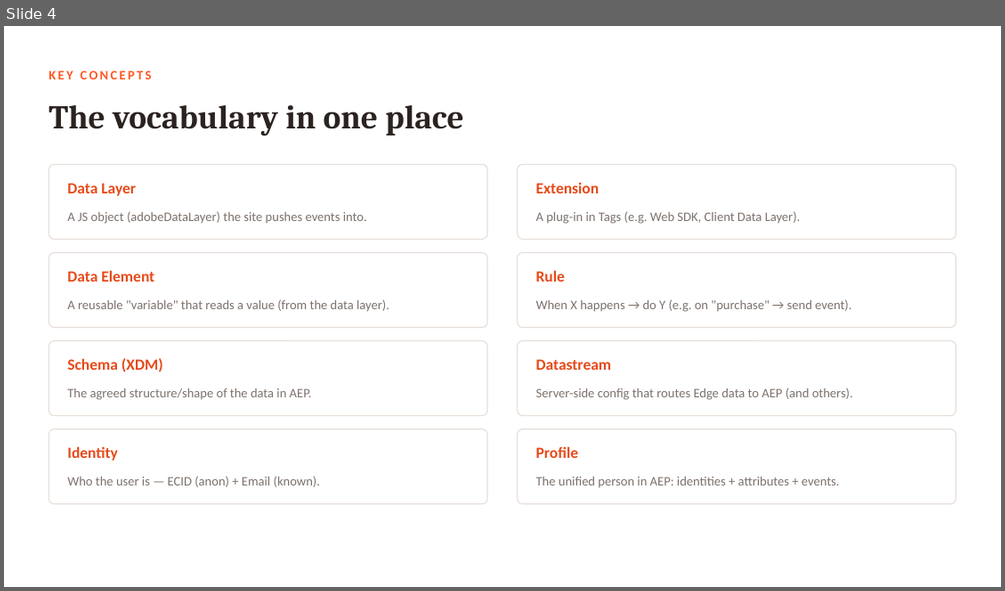
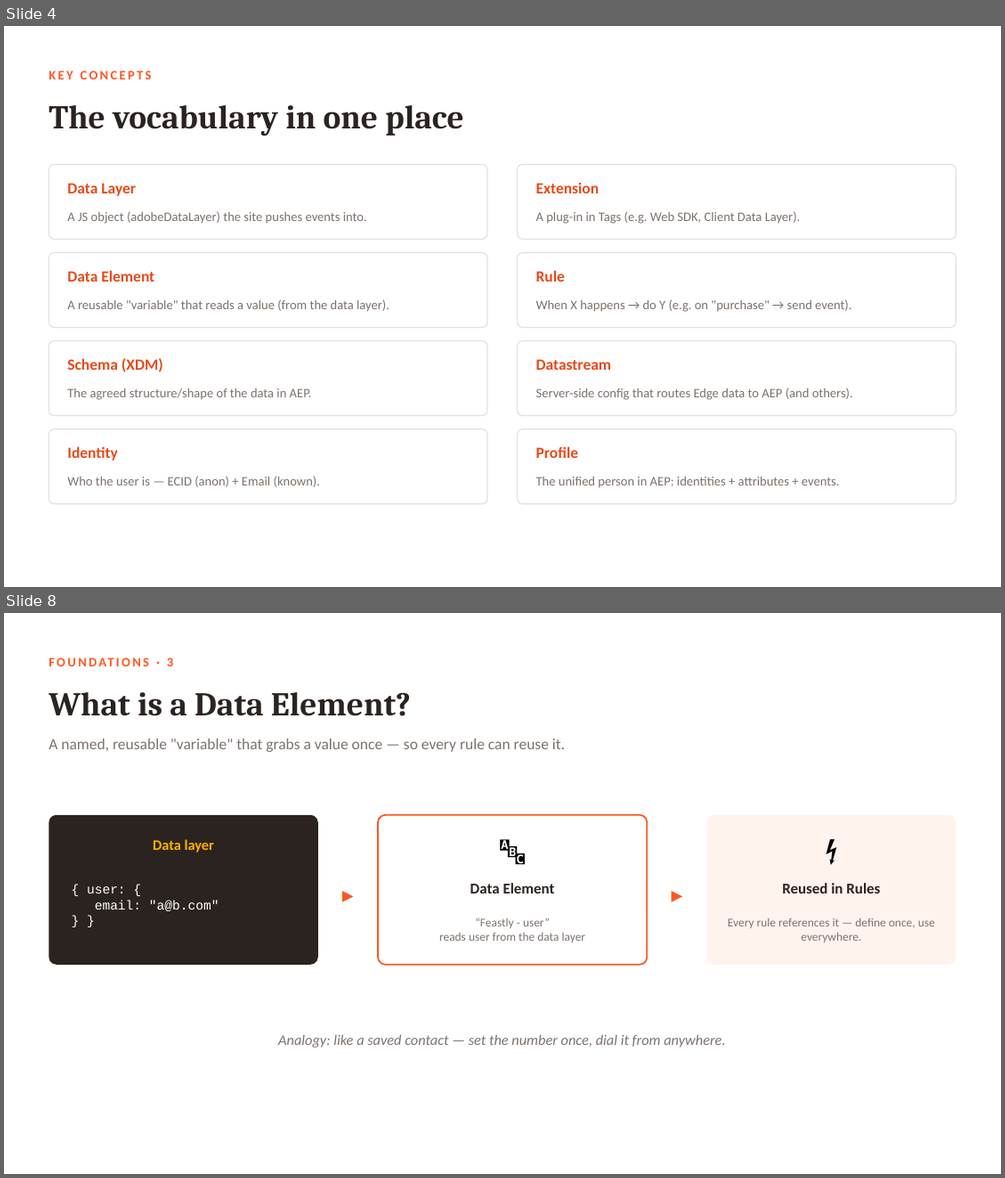
Before and after one commit to princeparvat80/aep-data-collection-food-demo, a slide deck: presentation/Feastly-DataCollection-to-AEP.pptx. Shown one above the other, each under a label of ours: slide 4 before the commit, slides 4 and 8 after it; the slides between them are not shown. The pictures are 1005x591 and 1005x1178 pixels, drawn with LibreOffice and Linux fonts; fonts in the diff are those of the drawing. Boxes give left, top, right and bottom in pixels: in the first picture for what was removed or moved away, otherwise in the second. Text is boxed around its words. In the diff, an @@ line names an element or a change of style, - is before the commit and + after.

```diff
--- a/presentation/Feastly-DataCollection-to-AEP.pptx
+++ b/presentation/Feastly-DataCollection-to-AEP.pptx
@@ slide 8 added at <box>4,613,1001,1174</box>, background #FFFFFF @@
@@ text added at <box>167,657,173,666</box>, 12.5 pt, text #FF5722, bold @@
+FOUNDATIONS · 3
@@ text added at <box>48,692,411,716</box>, 32 pt, text #2B2320, bold @@
+What is a Data Element?
@@ text added at <box>48,738,565,752</box>, 15 pt, text #7D726C @@
+A named, reusable "variable" that grabs a value once — so every rule can reuse it.
@@ rounded rectangle added at <box>48,815,318,965</box>, fill #2B2320 @@
@@ rounded rectangle added at <box>378,815,647,965</box>, fill #FFFFFF @@
@@ rounded rectangle added at <box>378,815,647,965</box>, outline #FF5722 1.5 pt @@
@@ rounded rectangle added at <box>707,815,956,965</box>, fill #FFF3EE @@
@@ text added at <box>153,839,214,852</box>, 14 pt, text #FFB300, bold @@
+Data layer
@@ text added at <box>378,828,647,869</box>, 26 pt, text #000000 @@
+🔤
@@ text added at <box>707,828,956,869</box>, 26 pt, text #000000 @@
+⚡
@@ text added at <box>329,871,367,916</box>, 22 pt, text #FF5722, bold @@
+▸
@@ text added at <box>658,871,696,916</box>, 22 pt, text #FF5722, bold @@
+▸
@@ text added at <box>87,886,219,911</box>, 12.5 pt, text #FFFFFF @@
+{ user: {
+email: "a@b.com"
+} }
@@ text added at <box>470,883,555,893</box>, 14.5 pt, text #2B2320, bold @@
+Data Element
@@ text added at <box>782,883,880,893</box>, 14.5 pt, text #2B2320, bold @@
+Reused in Rules
@@ text added at <box>439,917,586,942</box>, 11.5 pt, text #7D726C @@
+“Feastly - user”
+reads user from the data layer
@@ text added at <box>728,918,935,942</box>, 11.5 pt, text #7D726C @@
+Every rule references it — define once, use everywhere.
@@ text added at <box>278,1034,725,1047</box>, 14 pt, text #7D726C, italic @@
+Analogy: like a saved contact — set the number once, dial it from anywhere.
```
Also in this commit, not shown: 1 slide changed, 6 other slides added, 1 other file.
